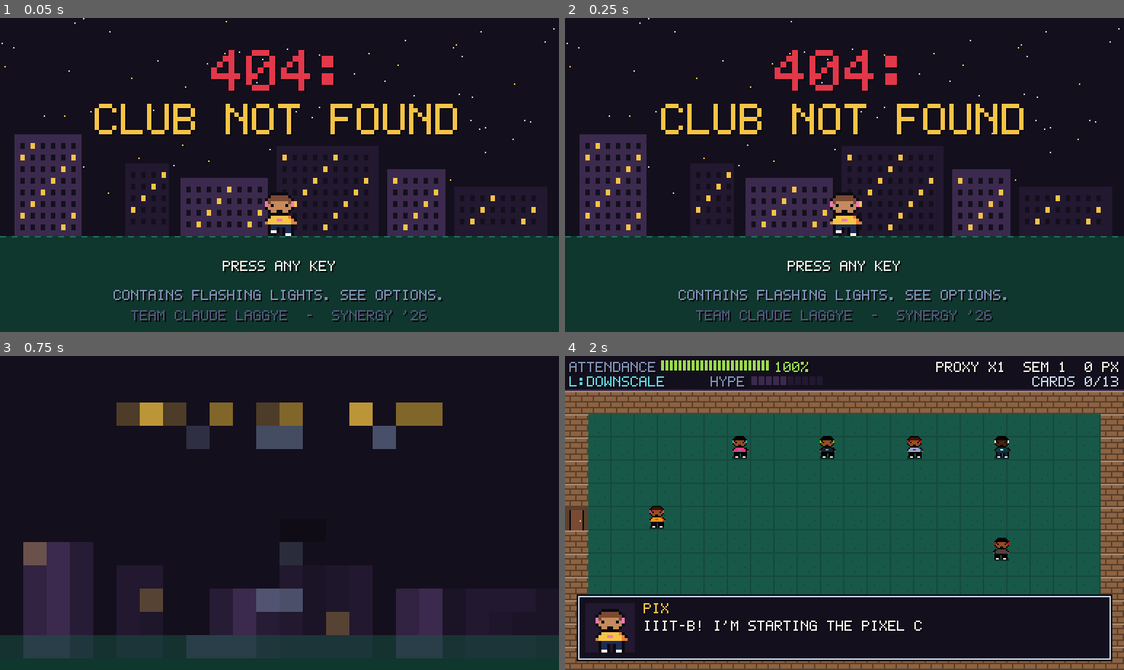
Above: before the commit, frames 1-4 (two rows, left to right).
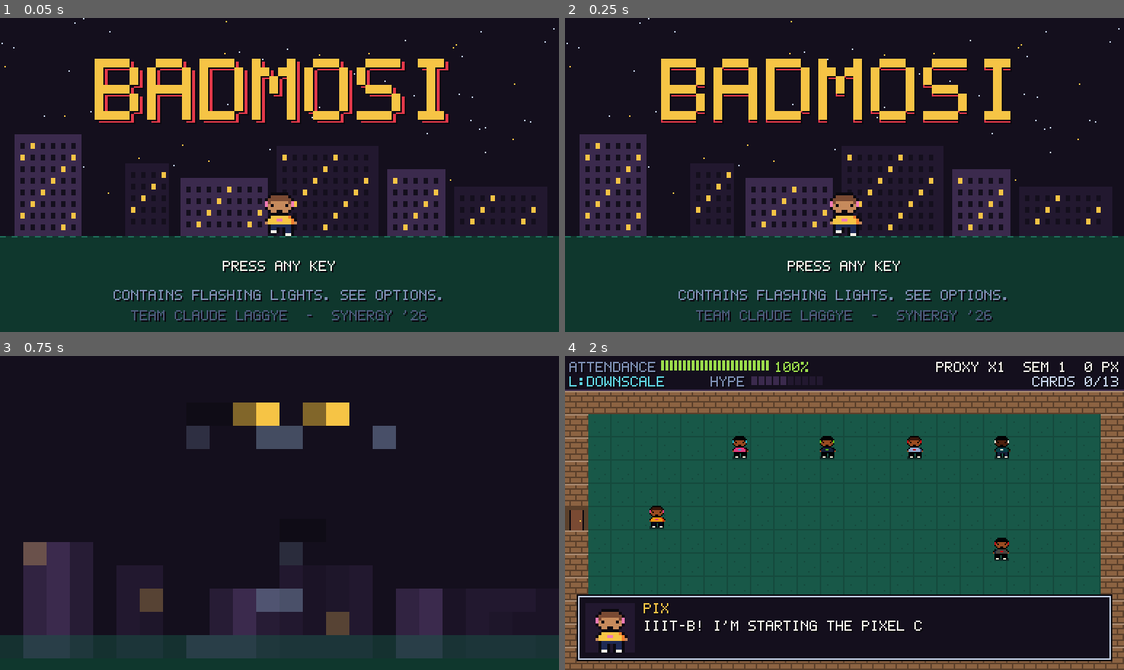
Above: after the commit, the same moments.

Repository: Paradox-73/Badmosi
Game: Godot game, scene res://scenes/main.tscn
Two runs of this game, one before a commit and one after it. Both use one fixed random seed, a clock stepped at 60 frames per second and the inputs below.
Inputs (mouse positions are in pixels of both pictures, inside the frame that each line leads up to):
- Up to frame 1 (0.05 s): no input
- Up to frame 2 (0.25 s): no input
- Up to frame 3 (0.75 s): tap Enter at 0.5 s; move the mouse to (402, 497) at 0.52 s; hold D (right) from 0.53 s (still down); hold J (attack) from 0.53 s (still down); click (402, 497) at 0.67 s
- Up to frame 4 (2 s): tap Space at 0.77, 1.25 s; release D (right) at 1.25 s; release J (attack) at 1.25 s; drag from (732, 528) to (816, 575) at 1.27 s

The runs differ from the first frame. In frame 1, 7.9% of the frame differs, in the area x 16-82%, y 10-38%; in frame 2, 7.2%; in frame 3, 3.7%; in frame 4, nothing differs.

Commit message:
Rename the game to Badmosi

Diff:
--- a/project.godot
+++ b/project.godot
@@ -5,7 +5,7 @@
 
 [application]
 
-config/name="404: Club Not Found"
+config/name="Badmosi"
 config/description="A fresher takes on every IIIT-B club at its own game to win Room 404 for the Pixel Club."
 run/main_scene="res://scenes/main.tscn"
 config/features=PackedStringArray("4.7", "GL Compatibility")
--- a/scripts/ui/credits.gd
+++ b/scripts/ui/credits.gd
@@ -3,7 +3,7 @@
 
 var t := 0.0
 var lines := [
-	["404: CLUB NOT FOUND", "gold"], ["", ""],
+	["BADMOSI", "gold"], ["", ""],
 	["A GAME BY TEAM CLAUDE LAGGYE", "white"], ["FOR SYNERGY '26 GAME DEV", "mist"], ["", ""],
 	["MADE WITH GODOT 4.7.2", "cyan"], ["", ""],
 	["ART", "gold"], ["EVERY SPRITE, TILE AND FONT GLYPH", "white"], ["IS DRAWN PIXEL BY PIXEL IN OUR CODE", "white"], ["", ""],
--- a/scripts/ui/main_menu.gd
+++ b/scripts/ui/main_menu.gd
@@ -64,7 +64,7 @@
 func _draw() -> void:
 	draw_rect(Rect2(0, 0, Px.W, Px.H), Px.C.ink)
 	preload("res://scripts/ui/title.gd").draw_skyline(self, t, 200)
-	Px.text_c(self, "404: CLUB NOT FOUND", Px.W / 2.0, 30, Px.C.gold, 16)
+	Px.text_c(self, "BADMOSI", Px.W / 2.0, 24, Px.C.gold, 24)
 	Px.text_c(self, "A PIXEL ADVENTURE AT IIIT-B", Px.W / 2.0, 52, Px.C.steel)
 	if diff_menu and is_instance_valid(diff_menu):
 		var lines := ["HD: HALF DAMAGE, WIDER WINDOWS, 3 PROXIES", "SD: AS DESIGNED", "8-BIT: HARDER, NO SPARE PROXIES"]
--- a/scripts/ui/title.gd
+++ b/scripts/ui/title.gd
@@ -55,8 +55,8 @@
 	draw_skyline(self, t)
 	# Logo with a glitch offset.
 	var gl := 1 if int(t * 5.0) % 9 == 0 else 0
-	Px.text_c(self, "404:", Px.W / 2.0 + gl, 18, Px.C.red, 32)
-	Px.text_c(self, "CLUB NOT FOUND", Px.W / 2.0 - gl, 56, Px.C.gold, 24)
+	Px.text_c(self, "BADMOSI", Px.W / 2.0 + gl * 2, 24, Px.C.red, 48)
+	Px.text_c(self, "BADMOSI", Px.W / 2.0 - gl, 22, Px.C.gold, 48)
 	# Pix waits by the gate.
 	var tex := Px.char_tex(Player.PIX_LOOK, "walk1" if int(t * 2.0) % 2 == 0 else "idle")
 	draw_texture_rect(tex, Rect2(Vector2(Px.W / 2.0 - 16, 118), tex.get_size() * 2), false)
Not shown, changed: export_presets.cfg
